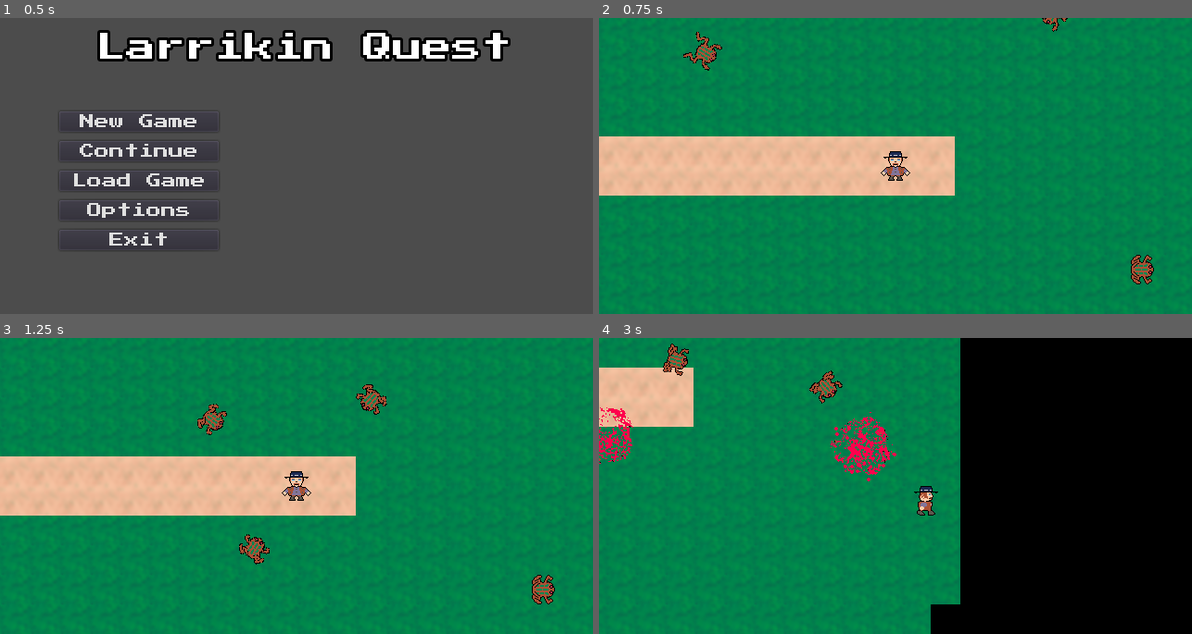
Above: before the commit, frames 1-4 (two rows, left to right).
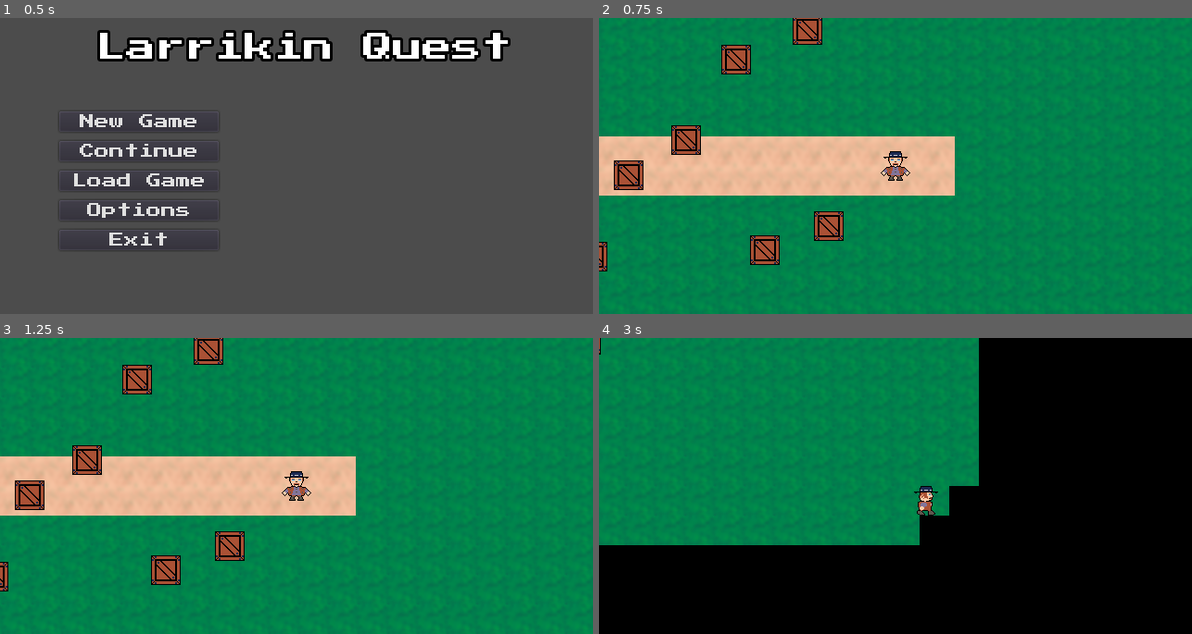
Above: after the commit, the same moments.

Repository: Beetron/2d-aussie-rpg
Game: Godot game, scene res://scene/Master.tscn
The game is run twice, just before and just after one commit, with the same random seed, the same clock (stepped at 60 frames per second) and the same inputs.
Inputs (mouse positions are in pixels of both pictures, inside the frame that each line leads up to):
- Up to frame 1 (0.5 s): no input
- Up to frame 2 (0.75 s): click "New Game" at 0.5 s
- Up to frame 3 (1.25 s): no input
- Up to frame 4 (3 s): move the mouse to (1025, 471) at 1.27 s; press the mouse at (1025, 471) at 1.28 s; hold Right (ui_right) 1.28-2.03 s; move the mouse to (776, 500) at 2.02 s; release the mouse at (776, 500) at 2.03 s; hold Down (ui_down) 2.03-2.78 s; click (776, 500) at 2.1 s; move the mouse to (954, 420) at 2.77 s; press the mouse at (954, 420) at 2.78 s; hold Right (ui_right) from 2.78 s (still down)

Frame 1 is identical in both runs. In frame 2, 3.7% of the frame differs, in the area x 0-94%, y 0-90%; in frame 3, 4.0%; in frame 4, 25%, in the area x 0-65%, y 0-100%.

Commit message:
Added a breakable object

Diff:
--- a/project.godot
+++ b/project.godot
@@ -95,6 +95,7 @@
 2d_physics/layer_2="player"
 2d_physics/layer_3="enemies"
 2d_physics/layer_4="weapons"
+2d_physics/layer_5="breakable"
 
 [rendering]
 
--- /dev/null
+++ b/scene/Crate.tscn
@@ -0,0 +1,79 @@
+[gd_scene load_steps=9 format=2]
+
+[ext_resource path="res://img/crate.png" type="Texture" id=1]
+[ext_resource path="res://script/Crate.gd" type="Script" id=2]
+[ext_resource path="res://particle/crateparticlelargespritesheet.png" type="Texture" id=3]
+[ext_resource path="res://particle/crateparticlessmall.png" type="Texture" id=4]
+[ext_resource path="res://particle/crateparticlesmedium.png" type="Texture" id=5]
+
+[sub_resource type="RectangleShape2D" id=1]
+extents = Vector2( 16.0343, 15.9664 )
+
+[sub_resource type="CanvasItemMaterial" id=5]
+particles_animation = true
+particles_anim_h_frames = 4
+particles_anim_v_frames = 1
+particles_anim_loop = true
+
+[sub_resource type="ParticlesMaterial" id=2]
+emission_shape = 2
+emission_box_extents = Vector3( 10, 10, 1 )
+flag_disable_z = true
+spread = 180.0
+gravity = Vector3( 0, 0, 0 )
+initial_velocity = 30.0
+angular_velocity = 100.0
+angular_velocity_random = 1.0
+orbit_velocity = 0.0
+orbit_velocity_random = 0.0
+anim_offset = 1.0
+anim_offset_random = 1.0
+
+[node name="Crate" type="RigidBody2D" groups=[
+"breakable",
+]]
+collision_layer = 16
+collision_mask = 31
+mode = 1
+gravity_scale = 0.0
+script = ExtResource( 2 )
+
+[node name="Sprite" type="Sprite" parent="."]
+texture = ExtResource( 1 )
+
+[node name="CollisionShape2D" type="CollisionShape2D" parent="."]
+shape = SubResource( 1 )
+
+[node name="LargeParticle" type="Particles2D" parent="."]
+material = SubResource( 5 )
+emitting = false
+amount = 2
+lifetime = 0.5
+one_shot = true
+explosiveness = 1.0
+process_material = SubResource( 2 )
+texture = ExtResource( 3 )
+
+[node name="MediumParticle" type="Particles2D" parent="."]
+material = SubResource( 5 )
+emitting = false
+amount = 4
+lifetime = 0.5
+one_shot = true
+explosiveness = 1.0
+process_material = SubResource( 2 )
+texture = ExtResource( 5 )
+
+[node name="SmallParticle" type="Particles2D" parent="."]
+material = SubResource( 5 )
+emitting = false
+lifetime = 0.5
+one_shot = true
+explosiveness = 1.0
+process_material = SubResource( 2 )
+texture = ExtResource( 4 )
+
+[node name="RemoveTimer" type="Timer" parent="."]
+wait_time = 0.6
+one_shot = true
+[connection signal="timeout" from="RemoveTimer" to="." method="_on_RemoveTimer_timeout"]
--- a/scene/Enemy.tscn
+++ b/scene/Enemy.tscn
@@ -6,7 +6,7 @@
 "enemies",
 ]]
 collision_layer = 4
-collision_mask = 15
+collision_mask = 31
 script = ExtResource( 1 )
 
 [node name="AnimatedSprite" type="AnimatedSprite" parent="."]
--- a/scene/Level 1.tscn
+++ b/scene/Level 1.tscn
@@ -1,7 +1,8 @@
-[gd_scene load_steps=4 format=2]
+[gd_scene load_steps=5 format=2]
 
 [ext_resource path="res://scene/ProtoLevel.tscn" type="PackedScene" id=1]
 [ext_resource path="res://scene/Explodetoad.tscn" type="PackedScene" id=2]
+[ext_resource path="res://scene/Crate.tscn" type="PackedScene" id=3]
 
 [sub_resource type="NavigationPolygon" id=1]
 vertices = PoolVector2Array( 16.9073, -531.761, -45.8098, -557.825, 16.0928, -560.269, 83.6971, -561.898, 92.6567, -523 …(2215 unchanged characters)…
@@ -20,46 +21,11 @@
 tile_data = PoolIntArray( -2490422, 1, 0, -2490421, 1, 0, -2490420, 1, 0, -2490419, 1, 0, -2490418, 1, 0, -2490417, 1,  …(104426 unchanged characters)…
 
 [node name="Explodetoad" parent="." index="2" instance=ExtResource( 2 )]
-position = Vector2( -276.325, -192.933 )
+position = Vector2( -956.138, -27.125 )
 collision_layer = 1
 collision_mask = 1
 
-[node name="Explodetoad2" parent="." index="3" instance=ExtResource( 2 )]
-position = Vector2( -265.816, 182.194 )
-collision_layer = 1
-collision_mask = 1
-
-[node name="Explodetoad3" parent="." index="4" instance=ExtResource( 2 )]
-position = Vector2( 267.212, 112.32 )
-collision_layer = 1
-collision_mask = 1
-
-[node name="Explodetoad4" parent="." index="5" instance=ExtResource( 2 )]
-position = Vector2( -153.775, -240.433 )
-collision_layer = 1
-collision_mask = 1
-
-[node name="Explodetoad5" parent="." index="6" instance=ExtResource( 2 )]
-position = Vector2( 171.439, -166.503 )
-collision_layer = 1
-collision_mask = 1
-
-[node name="Explodetoad6" parent="." index="7" instance=ExtResource( 2 )]
-position = Vector2( -339.975, -104.582 )
-collision_layer = 1
-collision_mask = 1
-
-[node name="Explodetoad7" parent="." index="8" instance=ExtResource( 2 )]
-position = Vector2( -24.3919, 201.297 )
-collision_layer = 1
-collision_mask = 1
-
-[node name="Explodetoad8" parent="." index="9" instance=ExtResource( 2 )]
-position = Vector2( -207.925, -123.582 )
-collision_layer = 1
-collision_mask = 1
-
-[node name="Navigation2D" type="Navigation2D" parent="." index="10"]
+[node name="Navigation2D" type="Navigation2D" parent="." index="3"]
 
 [node name="NavigationPolygonInstance" type="NavigationPolygonInstance" parent="Navigation2D" index="0"]
 navpoly = SubResource( 1 )
@@ -67,5 +33,29 @@
 "_edit_lock_": true
 }
 
-[node name="PathDebug" type="Line2D" parent="." index="11"]
+[node name="PathDebug" type="Line2D" parent="." index="4"]
 default_color = Color( 1, 0.00392157, 0.00392157, 1 )
+
+[node name="Crate" parent="." index="5" instance=ExtResource( 3 )]
+position = Vector2( -171.837, -114.558 )
+
+[node name="Crate2" parent="." index="6" instance=ExtResource( 3 )]
+position = Vector2( -94.995, -147.19 )
+
+[node name="Crate3" parent="." index="7" instance=ExtResource( 3 )]
+position = Vector2( -346.575, -92.4529 )
+
+[node name="Crate4" parent="." index="8" instance=ExtResource( 3 )]
+position = Vector2( -225.522, -28.2422 )
+
+[node name="Crate5" parent="." index="9" instance=ExtResource( 3 )]
+position = Vector2( -287.627, 9.65274 )
+
+[node name="Crate6" parent="." index="10" instance=ExtResource( 3 )]
+position = Vector2( -326.575, 98.0741 )
+
+[node name="Crate7" parent="." index="11" instance=ExtResource( 3 )]
+position = Vector2( -141.311, 90.7057 )
+
+[node name="Crate8" parent="." index="12" instance=ExtResource( 3 )]
+position = Vector2( -71.837, 65.4424 )
--- a/scene/Player.tscn
+++ b/scene/Player.tscn
@@ -103,7 +103,7 @@
 
 [node name="Player" type="KinematicBody2D"]
 collision_layer = 2
-collision_mask = 5
+collision_mask = 21
 script = ExtResource( 2 )
 __meta__ = {
 "_edit_group_": true
--- a/script/Boomerang.gd
+++ b/script/Boomerang.gd
@@ -30,4 +30,6 @@
 		queue_free()
 	elif(body.is_in_group("enemies")):
 		body.takeDamage(damage)
+	elif(body.is_in_group("breakable")):
+		body.breakApart()
 	return
--- /dev/null
+++ b/script/Crate.gd
@@ -0,0 +1,18 @@
+extends RigidBody2D
+
+export var hp = 1
+
+func breakApart():
+	$LargeParticle.emitting = true
+	$MediumParticle.emitting = true
+	$SmallParticle.emitting = true
+	#Spawn goodies
+	$Sprite.visible = false
+	$CollisionShape2D.set_deferred("disabled", true)
+	$RemoveTimer.start()
+	return
+
+
+func _on_RemoveTimer_timeout():
+	queue_free()
+	return
Binary file added: img/crate.png
Not shown, added: img/crate.png.import
Binary file added: particle/crateparticlelargespritesheet.png
Not shown, added: particle/crateparticlelargespritesheet.png.import
Binary file added: particle/crateparticlesmedium.png
Not shown, added: particle/crateparticlesmedium.png.import
Binary file added: particle/crateparticlessmall.png
Not shown, added: particle/crateparticlessmall.png.import
